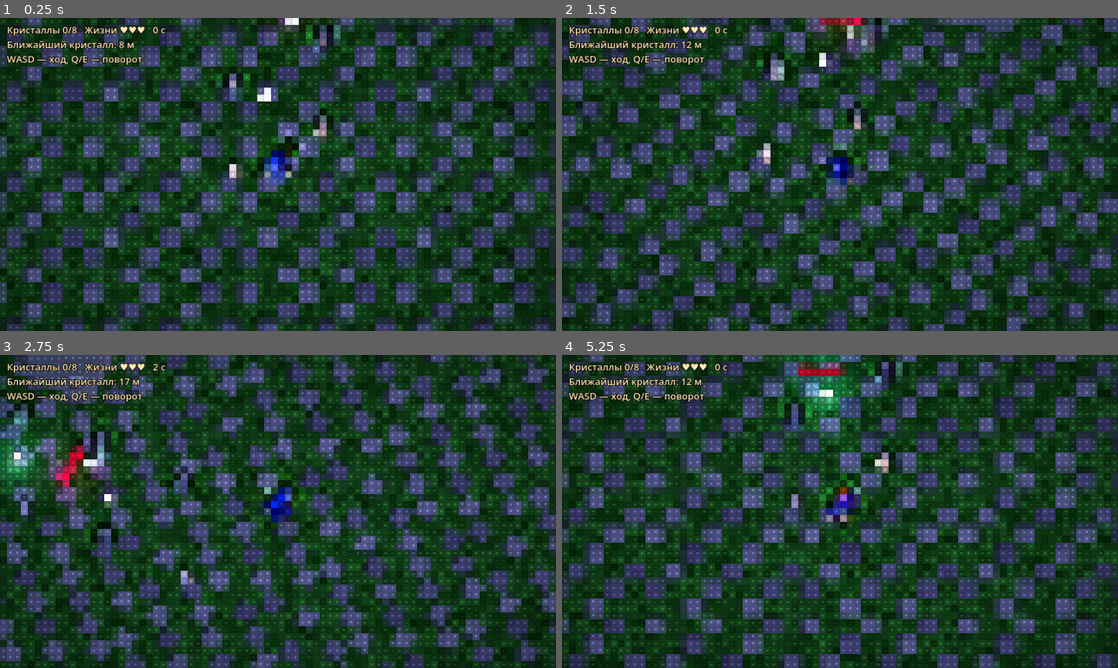
Above: before the commit, frames 1-4 (two rows, left to right).
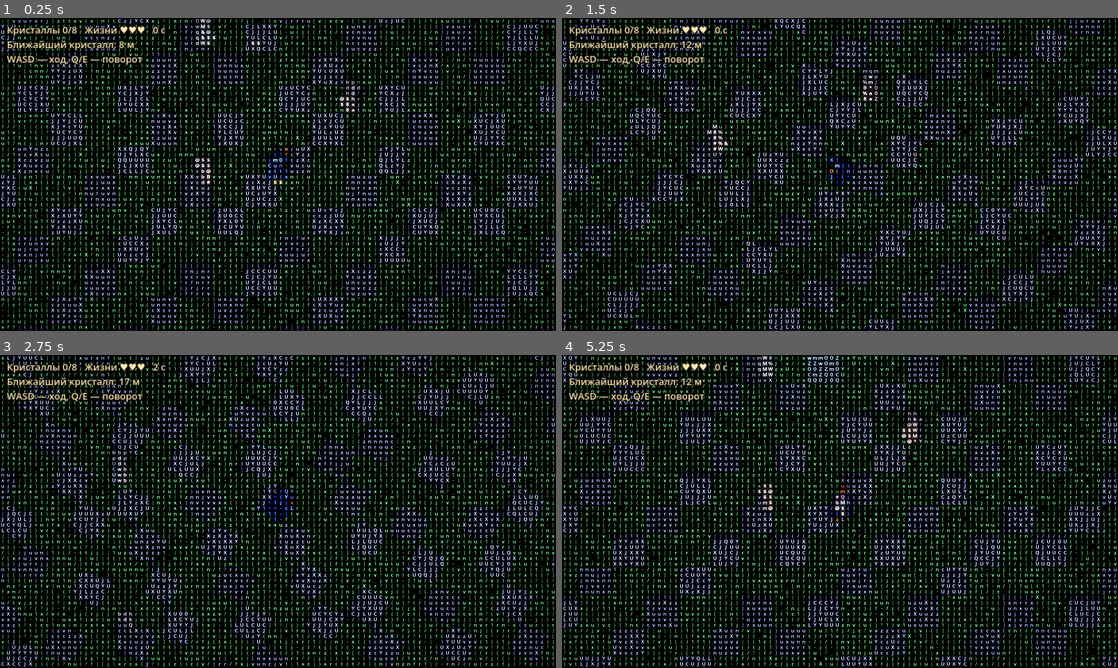
Above: after the commit, the same moments.

Repository: arteick/proxy-test
Game: Godot game, scene res://main.tscn
Two runs of this game, one before a commit and one after it. Both use one fixed random seed, a clock stepped at 60 frames per second and the inputs below.
Inputs (mouse positions are in pixels of both pictures, inside the frame that each line leads up to):
- Up to frame 1 (0.25 s): no input
- Up to frame 2 (1.5 s): tap Enter at 0.5 s; move the mouse to (962, 158) at 0.52 s; hold D 0.53-1.28 s; tap R at 0.6 s; click (962, 158) at 0.67 s; move the mouse to (728, 190) at 1.27 s; hold S from 1.28 s (still down); tap Q at 1.35 s
- Up to frame 3 (2.75 s): move the mouse to (333, 442) at 2.02 s; release S at 2.03 s; hold D from 2.03 s (still down); hold E from 2.03 s (still down)
- Up to frame 4 (5.25 s): move the mouse to (812, 574) at 2.77 s; release D at 2.78 s; release E at 2.78 s; hold W 2.78-3.53 s; tap R at 2.85, 5.1 s; click (812, 574) at 2.92 s; move the mouse to (1006, 558) at 3.52 s; hold Q 3.53-4.28 s; hold A 3.53-5.03 s; move the mouse to (673, 464) at 4.27 s; tap E at 4.35 s; move the mouse to (867, 511) at 5.02 s; hold S from 5.03 s (still down); click (867, 511) at 5.17 s

The runs differ from the first frame. In frame 1, 95% of the frame differs, in the area x 0-100%, y 0-100%; in frame 2, 95%; in frame 3, 95%; in frame 4, 95%.

Commit message:
Чат: камера ближе, плотнее и разнообразнее ASCII
Co-Authored-By: Claude Sonnet 5.5 <noreply@anthropic.com>
Claude-Session: https://claude.ai/code/session_01RbYAAtCfsgNmb3BiRgKUF1

Diff:
--- a/godot/scripts/ascii.gd
+++ b/godot/scripts/ascii.gd
@@ -1,5 +1,6 @@
 
-const RAMP := " .:-=+*#%@"
+# от пустого к плотному: 70 разных ASCII-символов (классическая шкала плотности)
+const RAMP := " .'`^\",:;Il!i><~+_-?][}{1)(|/tfjrxnuvczXYUJCLQ0OZmwqpdbkhao*#MW&8%B@$"
 
 static func glyph_index(lum: float, n: int = RAMP.length()) -> int:
 	return roundi(clampf(lum, 0.0, 1.0) * (n - 1))
--- a/godot/scripts/move.gd
+++ b/godot/scripts/move.gd
@@ -33,7 +33,7 @@
 const ORTHO_SIZE := 16.0  # высота кадра в метрах при zoom = 1
 const ZOOM_MIN := 0.5
 const ZOOM_MAX := 3.5
-const ZOOM_FIXED := 2.0  # фиксированный масштаб: середина между ZOOM_MIN и ZOOM_MAX
+const ZOOM_FIXED := 1.2  # фиксированный масштаб: близко, текстуры читаются (был 2.0)
 static func top_down_cam(base: Vector3, yaw: float, _zoom: float = 1.0) -> Vector3:
 	return base + Vector3(0, 0, TOP_DIST).rotated(Vector3.RIGHT, -TOP_PITCH).rotated(Vector3.UP, yaw)
 
--- a/godot/shaders/ascii.gdshader
+++ b/godot/shaders/ascii.gdshader
@@ -4,7 +4,7 @@
 uniform sampler2D screen_tex : hint_screen_texture, filter_nearest;
 uniform sampler2D depth_tex : hint_depth_texture, filter_nearest;
 uniform sampler2D atlas : filter_linear;
-uniform float cell = 10.0;
+uniform float cell = 8.0;
 uniform float n_glyphs = 10.0;
 uniform float far_blend = 0.0; // 0 — символы, 1 — дальний вид: плоские насыщенные цвета с контуром
 
@@ -29,7 +29,10 @@
 	vec3 col = texture(screen_tex, cuv).rgb;
 	float lum = dot(col, vec3(0.299, 0.587, 0.114));
 	lum = pow(clamp(lum * 1.2, 0.0, 1.0), 0.8);
-	float idx = floor(lum * (n_glyphs - 1.0) + 0.5);
+	// разнообразие: соседние по яркости символы выбираются по хэшу ячейки, поэтому ровные поверхности не залиты одним знаком
+	float hsh = fract(sin(dot(cell_id, vec2(12.9898, 78.233))) * 43758.5453);
+	float jit = (hsh - 0.5) * 3.0 * (1.0 - far_blend) * step(0.04, lum);
+	float idx = clamp(floor(lum * (n_glyphs - 1.0) + 0.5 + jit), 0.0, n_glyphs - 1.0);
 	float cov = texture(atlas, vec2((idx + local.x) / n_glyphs, local.y)).r;
 
 	// контур по перепаду глубины между соседними ячейками: силуэты читаются и без символов
--- a/godot/tests/run.gd
+++ b/godot/tests/run.gd
@@ -35,7 +35,11 @@
 	check(Move.ortho_size(2.0) > Move.ortho_size(1.0) and Move.ortho_size(99.0) == Move.ORTHO_SIZE * Move.ZOOM_MAX, "камера: масштаб растёт и ограничен")
 	check(Move.marker_scale(1.0) == 1.0 and Move.marker_scale(Move.ZOOM_MAX) > 2.5, "значки: на дальнем масштабе крупнее")
 	check(Move.far_blend(1.0) == 0.0 and Move.far_blend(Move.ZOOM_MAX) == 1.0, "дальний вид: плоские цвета только вдали")
-	check(Move.ZOOM_FIXED == (Move.ZOOM_MIN + Move.ZOOM_MAX) / 2.0, "камера: фиксированный масштаб — середина диапазона")
+	check(Move.ZOOM_FIXED >= Move.ZOOM_MIN and Move.ZOOM_FIXED <= 1.4, "камера: фиксированный масштаб близкий")
+	check(Ascii.RAMP.length() >= 60, "шкала: не меньше 60 символов")
+	var uniq := {}
+	for ch in Ascii.RAMP: uniq[ch] = true
+	check(uniq.size() == Ascii.RAMP.length(), "шкала: символы не повторяются")
 	var lk := Move.look(0.0, 0.5, Vector2(100, 0), 0.01)
 	check(is_equal_approx(lk.x, -1.0) and is_equal_approx(lk.y, 0.5), "камера: мышь вправо поворачивает yaw")
 	check(is_equal_approx(Move.look(0.0, 0.5, Vector2(0, 1000), 0.01).y, Move.PITCH_MAX) and is_equal_approx(Move.look(0.0, 0.5, Vector2(0, -1000), 0.01).y, Move.PITCH_MIN), "камера: наклон ограничен")
Not shown, changed: docs/MEMORY.md
Not shown, changed: docs/PROGRESS.md
Not shown, added: docs/chat/20261026-032227-nkgx.md
